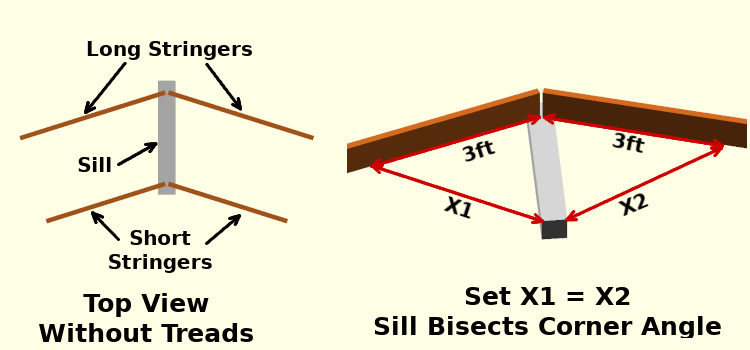
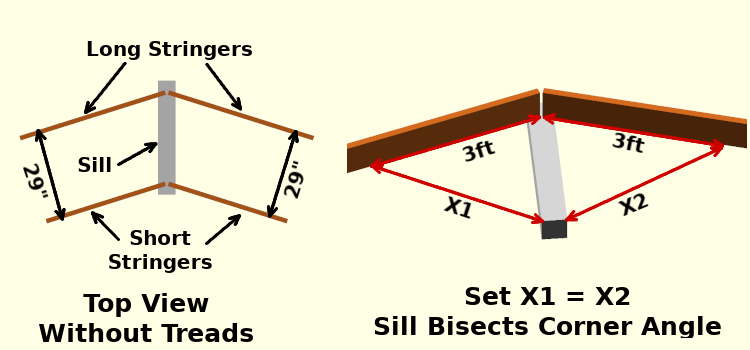
Layers edited between the first and the second (750, 350) image:
added layer "Arrow #9" above "Arrow #10" over [35, 129, 66, 221]
added layer "Arrow #10" above "29' #1" over [267, 130, 299, 218]
added layer "29' #1" above "29'" over [283, 159, 304, 200]
added layer "29'" above "X2" over [22, 162, 49, 199]
